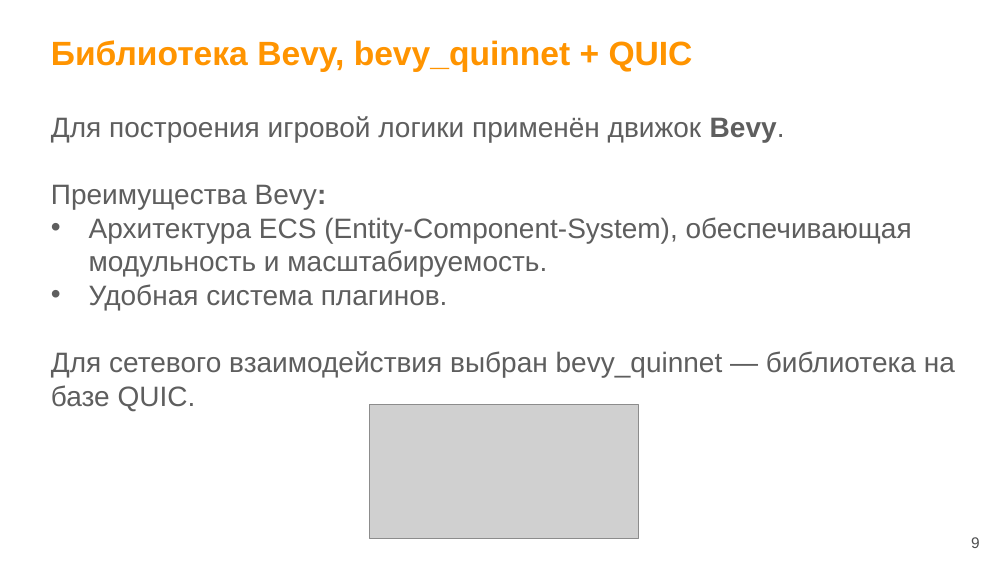
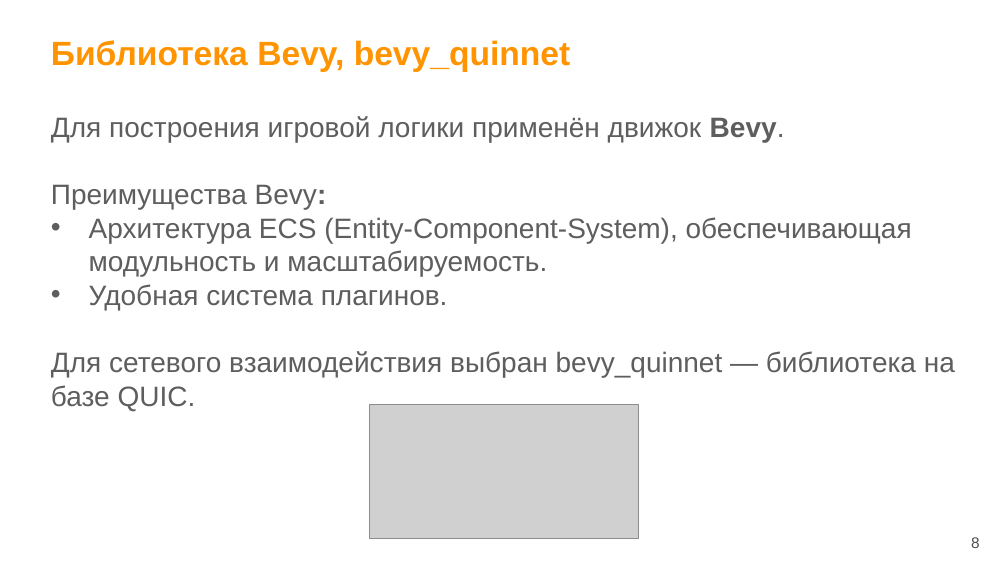
Before and after one commit to wemik2323/vkr, a slide deck: slide 8 of docs/Result/Презентация.pptx (slide 9 before the commit). Drawn at 1008x567 pixels with LibreOffice and Linux fonts; fonts in the diff are those of the drawing; grey boxes stand for pictures; background and template pictures are left out. Boxes give left, top, right and bottom in pixels: in the first picture for what was removed or moved away, otherwise in the second. Text is boxed around its words. In the diff, an @@ line names an element or a change of style, - is before the commit and + after.

```diff
--- a/docs/Result/Презентация.pptx
+++ b/docs/Result/Презентация.pptx
@@ text at (x1=51, y1=40, x2=570, y2=72): text changed @@
-Библиотека Bevy, bevy_quinnet + QUIC
+Библиотека Bevy, bevy_quinnet
```
Also in this commit, not shown: 3 other slides changed, 1 slide removed, 2 other files.
